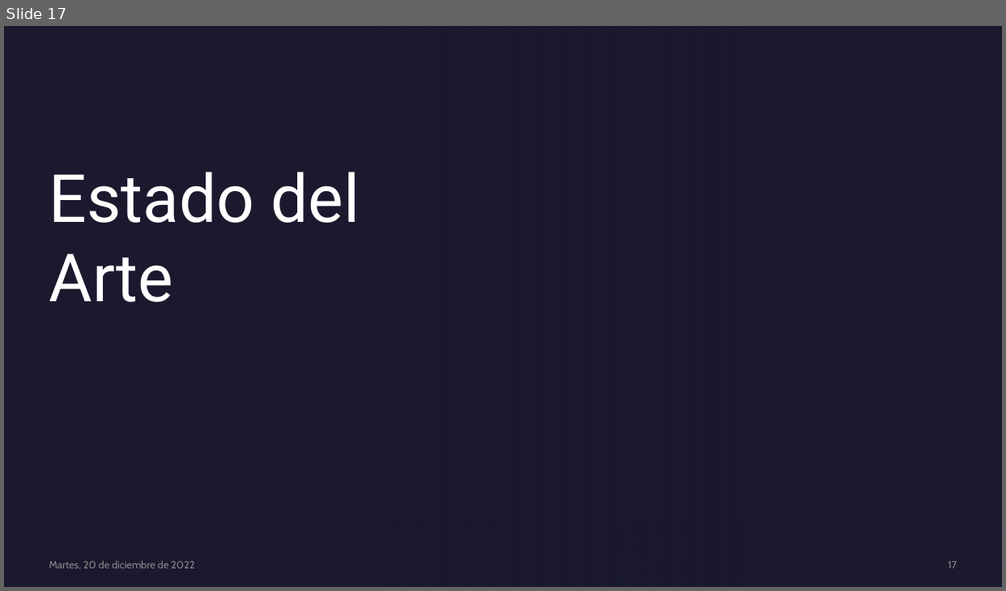
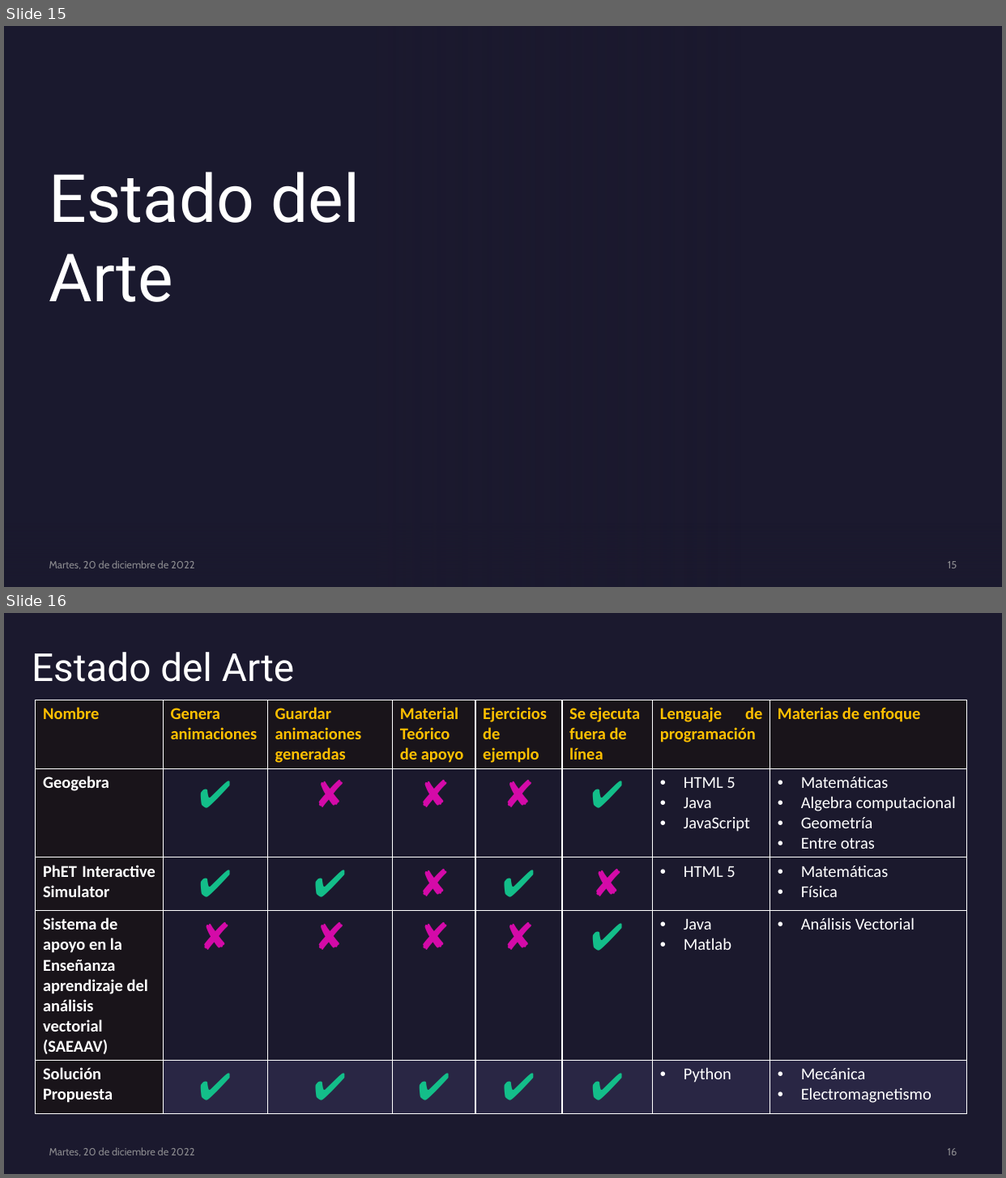
Before and after one commit to genzo-fz/TT_SSIG-3D, a slide deck: SSIG-3D.pptx. Shown one above the other, each under a label of ours: slide 17 before the commit, slides 15 and 16 after it. The pictures are 1006x591 and 1006x1178 pixels, drawn with LibreOffice and Linux fonts; fonts in the diff are those of the drawing; background and template pictures are left out. Boxes give left, top, right and bottom in pixels: in the first picture for what was removed or moved away, otherwise in the second. Text is boxed around its words. In the diff, an @@ line names an element or a change of style, - is before the commit and + after.

```diff
--- a/SSIG-3D.pptx
+++ b/SSIG-3D.pptx
@@ slide 16 added at box(4, 613, 1002, 1174), background #1B192E @@
@@ text added at box(32, 652, 294, 682), 37.2 pt, text #FFFFFF @@
+Estado del Arte
@@ table added at box(36, 700, 967, 1106), 5 rows, 8 columns @@
+Nombre | Genera animaciones | Guardar animaciones generadas | Material Teórico de apoyo | Ejercicios de ejemplo | Se ejecuta fuera de línea | Lenguaje de programación | Materias de enfoque
+Geogebra | ✔ | ✘ | ✘ | ✘ | ✔ | HTML 5 / Java / JavaScript | Matemáticas / Algebra computacional / Geometría / Entre otras
+PhET Interactive Simulator | ✔ | ✔ | ✘ | ✔ | ✘ | HTML 5 | Matemáticas / Física
+Sistema de apoyo en la / Enseñanza aprendizaje del análisis vectorial / (SAEAAV) | ✘ | ✘ | ✘ | ✘ | ✔ | Java / Matlab | Análisis Vectorial
+Solución Propuesta | ✔ | ✔ | ✔ | ✔ | ✔ | Python | Mecánica / Electromagnetismo
@@ text added at box(49, 1148, 194, 1157), 10 pt, text #A6A6A6 at 80% opacity @@
+Martes, 20 de diciembre de 2022
@@ page number added at box(948, 1148, 957, 1156), 10 pt, text #A6A6A6 at 80% opacity @@
+16
@@ what was slide 17 is now slide 15 @@
@@ page number at box(948, 561, 957, 569): text changed @@
-17
+15
```
Also in this commit, not shown: 5 slides changed, 4 other slides added, 6 slides removed.
